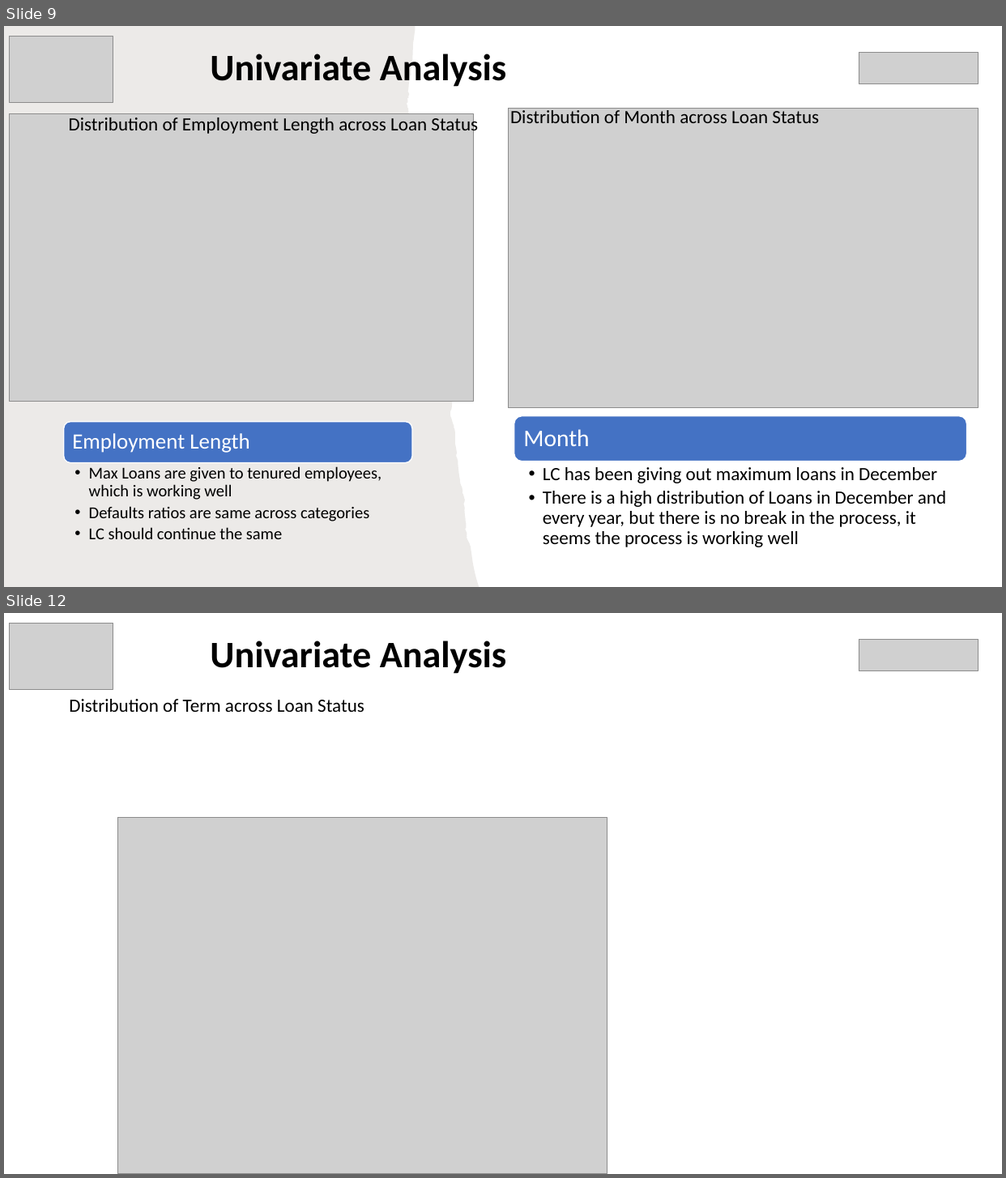
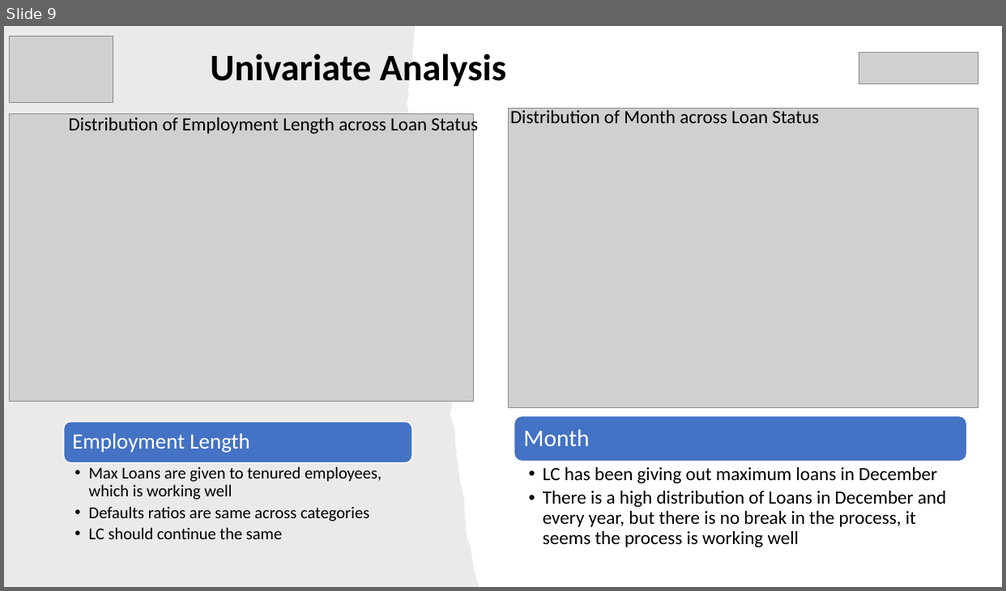
Before and after one commit to rramchan12/Lending-Club-EDA-CaseStudy, a slide deck: LendingClubCaseStudy.pptx. Shown one above the other, each under a label of ours: slides 9 and 12 before the commit, slide 9 after it; the slides between them are not shown. The pictures are 1006x1178 and 1006x591 pixels, drawn with LibreOffice and Linux fonts; fonts in the diff are those of the drawing; grey boxes stand for pictures; background and template pictures are left out. Boxes give left, top, right and bottom in pixels: in the first picture for what was removed or moved away, otherwise in the second. Text is boxed around its words. In the diff, an @@ line names an element or a change of style, - is before the commit and + after.

```diff
--- a/LendingClubCaseStudy.pptx
+++ b/LendingClubCaseStudy.pptx
@@ slide 12 removed at (4,613,1002,1174), background #FFFFFF @@
@@ picture removed at (9,623,113,689) @@
@@ title removed at (210,641,506,674) @@
-Univariate Analysis
@@ picture removed at (859,640,978,671) @@
@@ text removed at (69,699,364,712) @@
-Distribution of Term across Loan Status
@@ picture removed at (117,818,607,1174) @@
```
Also in this commit, not shown: 3 slides changed, 2 slides added, 2 other slides removed.
